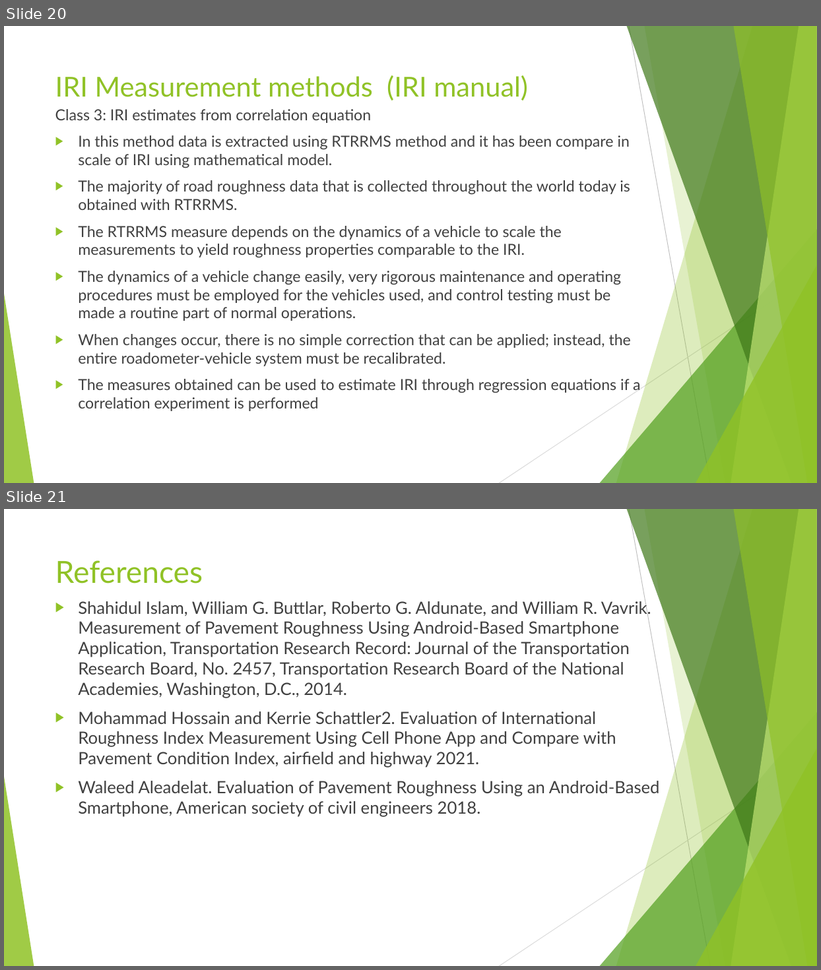
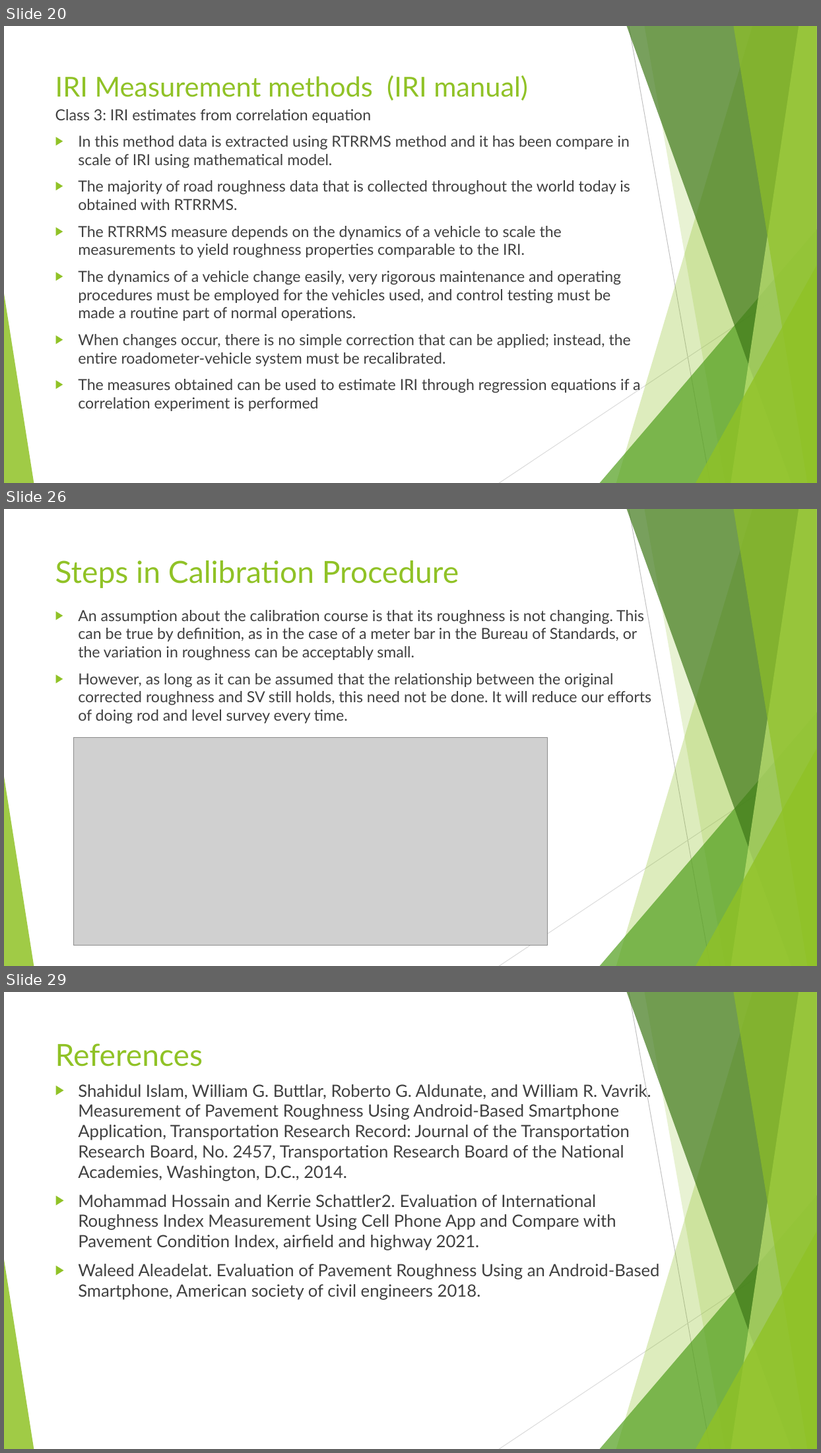
Before and after one commit to pranavbaradkar/IRI_determination, a slide deck: Report/Roughness measurement using smartphone application_01.pptx. Shown one above the other, each under a label of ours: slides 20 and 21 before the commit, slides 20, 26 and 29 after it; the slides between them are not shown. The pictures are 821x970 and 821x1453 pixels, drawn with LibreOffice and Linux fonts; fonts in the diff are those of the drawing; grey boxes stand for pictures. Boxes give left, top, right and bottom in pixels: in the first picture for what was removed or moved away, otherwise in the second. Text is boxed around its words. In the diff, an @@ line names an element or a change of style, - is before the commit and + after.

```diff
--- a/Report/Roughness measurement using smartphone application_01.pptx
+++ b/Report/Roughness measurement using smartphone application_01.pptx
@@ slide 26 added at [4, 509, 817, 966], background #FFFFFF; not listed: 10 template elements that a slide beside it also shows @@
@@ title added at [55, 560, 459, 588], 36 pt, text #90C226 @@
+Steps in Calibration Procedure
@@ text added at [78, 610, 651, 723], 18 pt, text #404040 @@
+▶ An assumption about the calibration course is that its roughness is not changing. This can be true by definition, as in the case of a meter bar in the Bureau of Standards, or the variation in roughness can be acceptably small.
+▶ However, as long as it can be assumed that the relationship between the original corrected roughness and SV still holds, this need not be done. It will reduce our efforts of doing rod and level survey every time.
@@ picture added at [73, 738, 547, 946] @@
@@ what was slide 21 is now slide 29 @@
```
Also in this commit, not shown: 7 other slides added, 15 other files.
